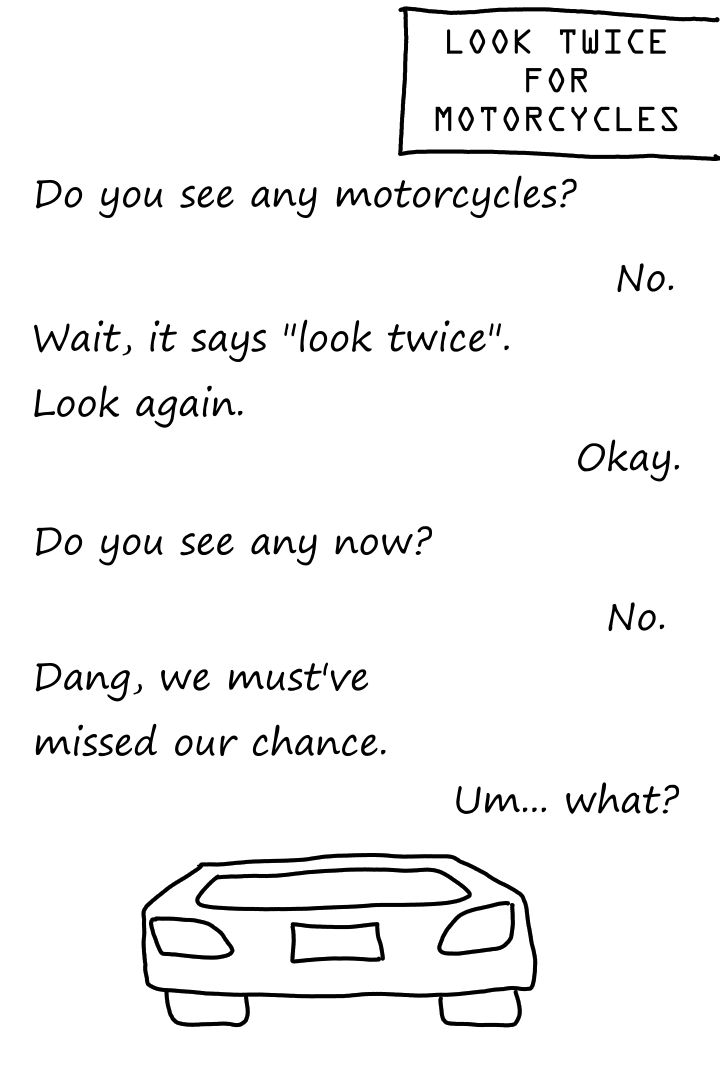
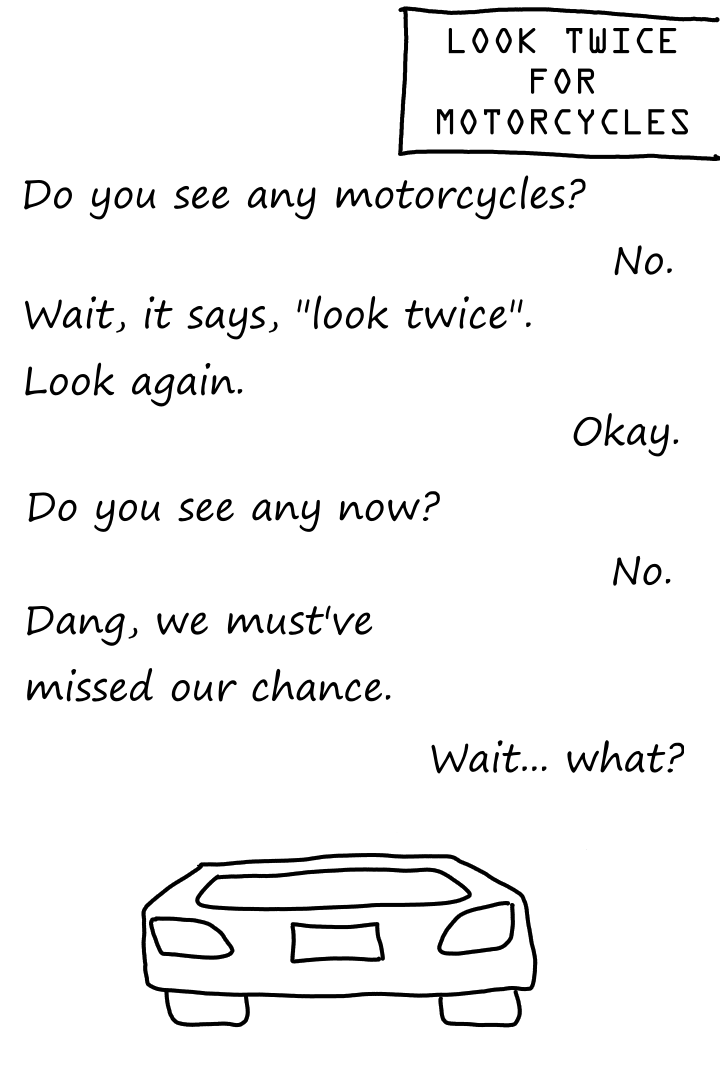
Layered file, before and after one edit (720px x 1080px). Changes by layer:
painted on "Car" over <box>436,768,680,814</box>
